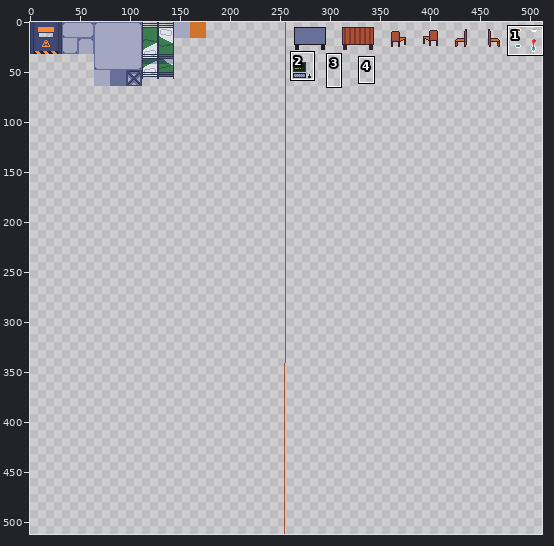
File history of a sprite sheet, resources/graficos/tileset.png. The first picture is a wide view before the edit; the outline marks the close-up.
Close-up. The starting point:
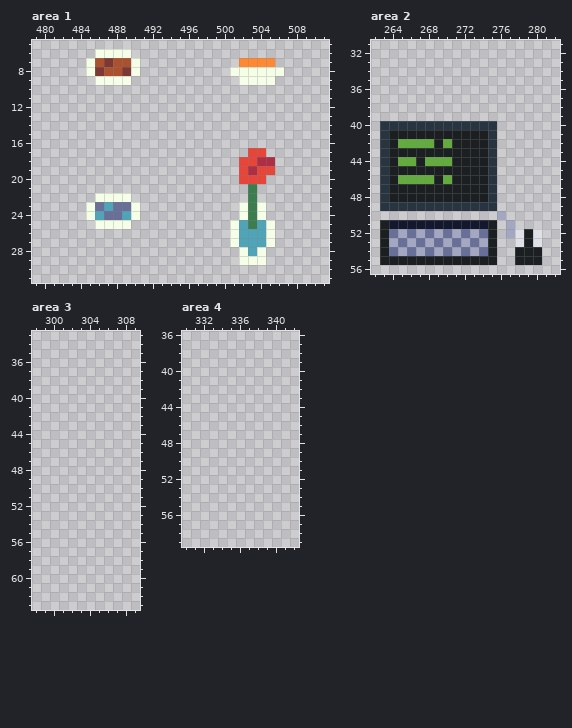
The file is 512x512 pixels. Shown: area 1: x 479..511, y 5..31; area 2: x 262..282, y 31..56; area 3: x 298..309, y 33..63; area 4: x 330..342, y 36..59. The commit also changed other parts of the picture, which this record leaves out.
Once edited:
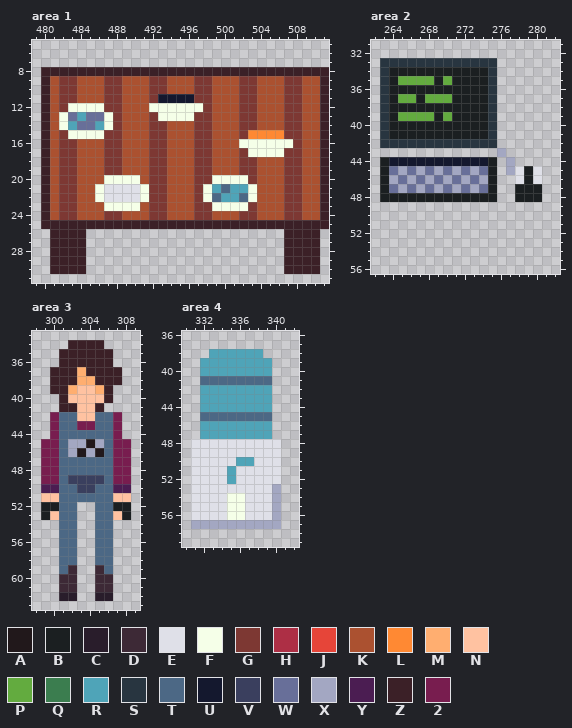
Palette (. is transparent): A #21181b  B #1b1f21  C #291d2b  D #3d2936  E #dfe0e8  F #f5ffe8  G #7d3833  H #ad2f45  J #e64539  K #ab5130  L #ff8933  M #ffae70  N #ffc2a1  P #63ab3f  Q #3b7d4f  R #4fa4b8  S #283540  T #4c6885  U #14182e  V #3a3f5e  W #686f99  X #a3a7c2  Y #4b1d52  Z #3b2027  2 #781d4f
What changed:
Changed rows in their new state; - is an unchanged pixel.
Area 1:
first column x 480:
 6 ------....----------------------
 7 -----......-----------....------
 8 ZZZZZZZZZZZZZZZZZZZZZZZZZZZZZZZZ
 9 ZKGGKKKGGKKKGGKKKGGKKKGGKKKGGKKZ
10 ZKGGKKKGGKKKGGKKKGGKKKGGKKKGGKKZ
11 ZKGGKKKGGKKKGUUUUGGKKKGGKKKGGKKZ
12 ZKGFFFFGGKKKFFFFFFGKKKGGKKKGGKKZ
13 ZKFWRWWFGKKKGFFFFGGKKKGGKKKGGKKZ
14 ZKFRWWRFGKKKGGKKKGGKKKGGKKKGGKKZ
15 ZKGFFFFGGKKKGGKKKGGKKKGLLLLGGKKZ
16 ZKGGKKKGGKKKGGKKKGGKKKFFFFFFGKKZ
17 ZKGGKKKGGKKKGGKKKGGKKKGFFFFGGKKZ
18 ZKGGKKKGGKKKGGKKKGGKKKGGKKKGGKKZ
19 ZKGGKKKGGKKKGGKKKGGKKKGGKKKGGKKZ
20 ZKGGKKKFFFFKGGKKKGGFFFFGKKKGGKKZ
21 ZKGGKKFEEEEFGGKKKGFRTRRFKKKGGKKZ
22 ZKGGKK-EEEEFGGKKKGFTRRTFKKKGGKKZ
23 ZKGGKKKFFF-KGGKKKGGFFF-GKKKGGKKZ
24 ZKGGKKKGGKKKGGKKKGGKKKGGKKKGGKKZ
25 ZZZZZZZZZZZZZZZZZZZZZZZZZZZZZZZZ
26 -ZZZZ----------------.....-ZZZZ-
27 -ZZZZ----------------.....-ZZZZ-
28 -ZZZZ-----------------...--ZZZZ-
29 -ZZZZ-----------------...--ZZZZ-
30 -ZZZZ----------------------ZZZZ-
Area 2:
first column x 263:
33 SSSSSSSSSSSSS-----
34 SBBBBBBBBBBBS-----
35 SBPPPPBPBBBBS-----
36 SBBBBBBBBBBBS-----
37 SBPPBPPPBBBBS-----
38 SBBBBBBBBBBBS-----
39 SBPPPPBPBBBBS-----
40 -BBBBBBBBBBB------
42 -SSSSSSSSSSS------
43 .............X----
44 BUUUUUUUUUUUB-X---
45 BWXWXWXWXWXWB-XEBE
46 BXWXWXWXWXWXB--EBE
47 BWXWXWXWXWXWB--BBB
48 B-----------B--BBB
49 .............-----
50 -------------.----
51 .............-.---
52 .............-....
53 .............--...
54 .............--...
55 .............--...
Area 3:
first column x 299:
34 ---ZZZZ---
35 --ZZZZZZ--
36 --ZZZZZZ--
37 -ZZZMZZZZ-
38 -ZZZMMZZZ-
39 -ZZMNNMZ--
40 --ZNNNNZ--
41 --ZZNNZ---
42 -2TTNNTT2-
43 -2TT22TT2-
44 -2TTTTTT2-
45 22TXXAXT22
46 22TXAXAT22
47 22TTTTTT22
48 22TTTTTT22
49 22TVVVVT22
50 YYTTVVTTYY
51 NNTTTTTTNN
52 BBTT--TTBB
53 BNTT--TTNB
54 --TT--TT--
55 --TT--TT--
56 --TT--TT--
57 --TT--TT--
58 --TT--TT--
59 --TD--DT--
60 --DD--DD--
61 --DD--DD--
62 --CC--CC--
Area 4:
first column x 331:
38 --RRRRRR--
39 -RRRRRRRR-
40 -RRRRRRRR-
41 -TTTTTTTT-
42 -RRRRRRRR-
43 -RRRRRRRR-
44 -RRRRRRRR-
45 -TTTTTTTT-
46 -RRRRRRRR-
47 -RRRRRRRR-
48 EEEEEEEEEE
49 EEEEEEEEEE
50 EEEEERREEE
51 EEEEREEEEE
52 EEEEREEEEE
53 EEEEEEEEEX
54 EEEEFFEEEX
55 EEEEFFEEEX
56 EEEEFFEEEX
57 XXXXXXXXXX
Changed places in both close-ups, as pixel boxes (x1, y1, x2, y2):
changed: (41, 49, 329, 274)
changed: (380, 58, 542, 265)
added: (41, 340, 131, 601)
added: (191, 349, 281, 529)
